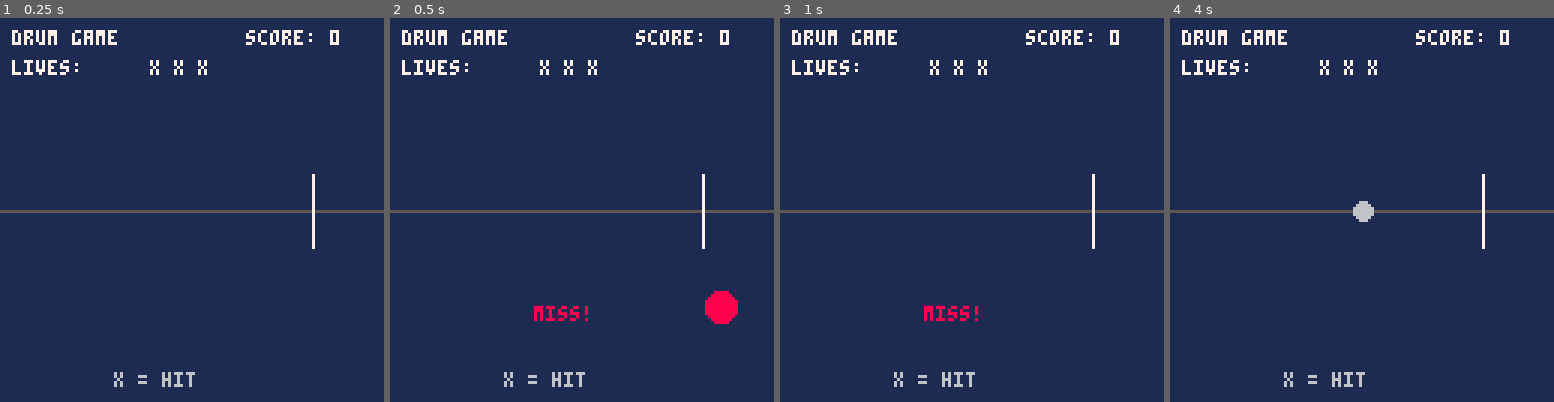
Above: before the commit, frames 1-4 (left to right).
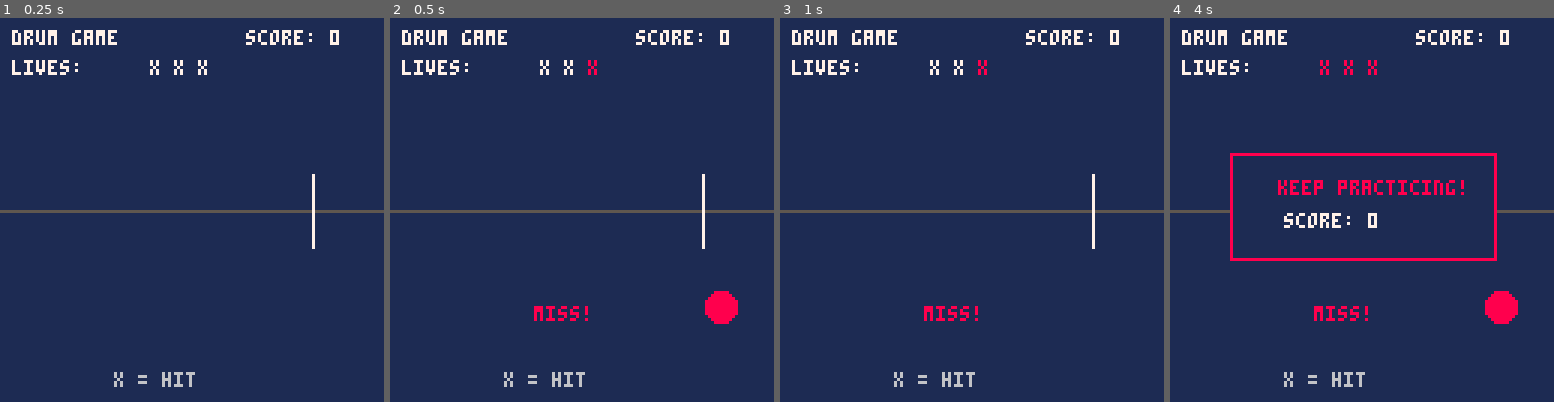
Above: after the commit, the same moments.

Repository: regular-username/1ButtonGame.p8
Game: PICO-8 cartridge 1ButtonGame.p8
Same seed, same stepped clock (60 frames per second), same inputs: the game is played once before the commit and once after it.
Inputs:
- Up to frame 1 (0.25 s): no input
- Up to frame 2 (0.5 s): tap X (X key) at 0.33 s
- Up to frame 3 (1 s): no input
- Up to frame 4 (4 s): tap X (X key) at 1.07, 1.85, 2.97 s

Frame 1 is identical in both runs. In frame 2, less than 0.1% of the frame differs, in the area x 51-54%, y 10-15%; in frame 3, less than 0.1%; in frame 4, 4.6%, in the area x 15-91%, y 10-80%.

Commit message:
fixed hit fail

Diff:
--- a/1ButtonGame.p8
+++ b/1ButtonGame.p8
@@ -101,10 +101,18 @@
         else
             hit_color = 8
 
+            -- wrong timing
+            lives -= 1
+
             message = "miss!"
             message_color = 8
             message_timer = 30
+
+            if lives <= 0 then
+               lives = 0
+               game_over = true
         end
+    end
     end
 
     -- hit indicator timer
